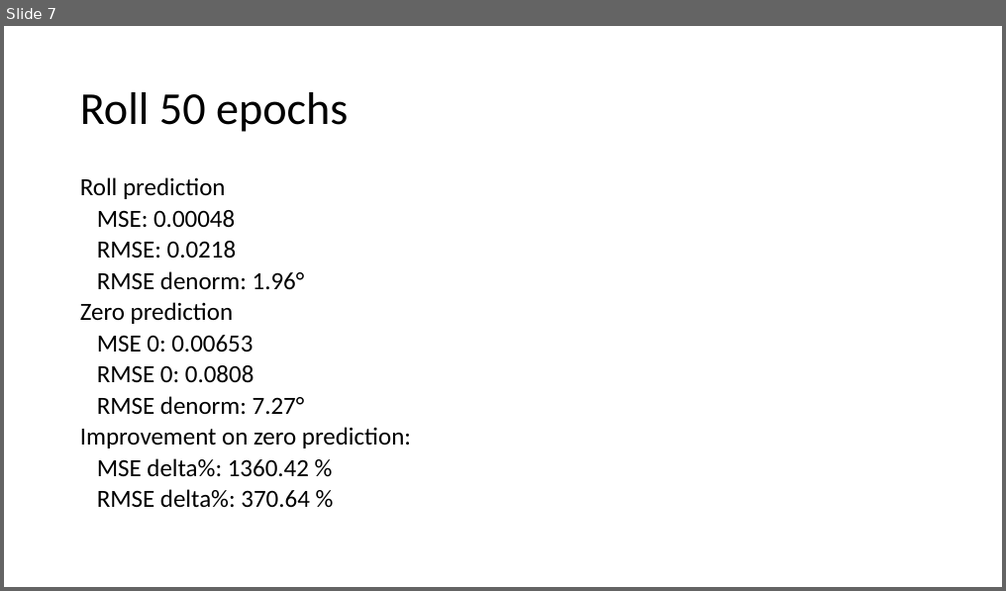
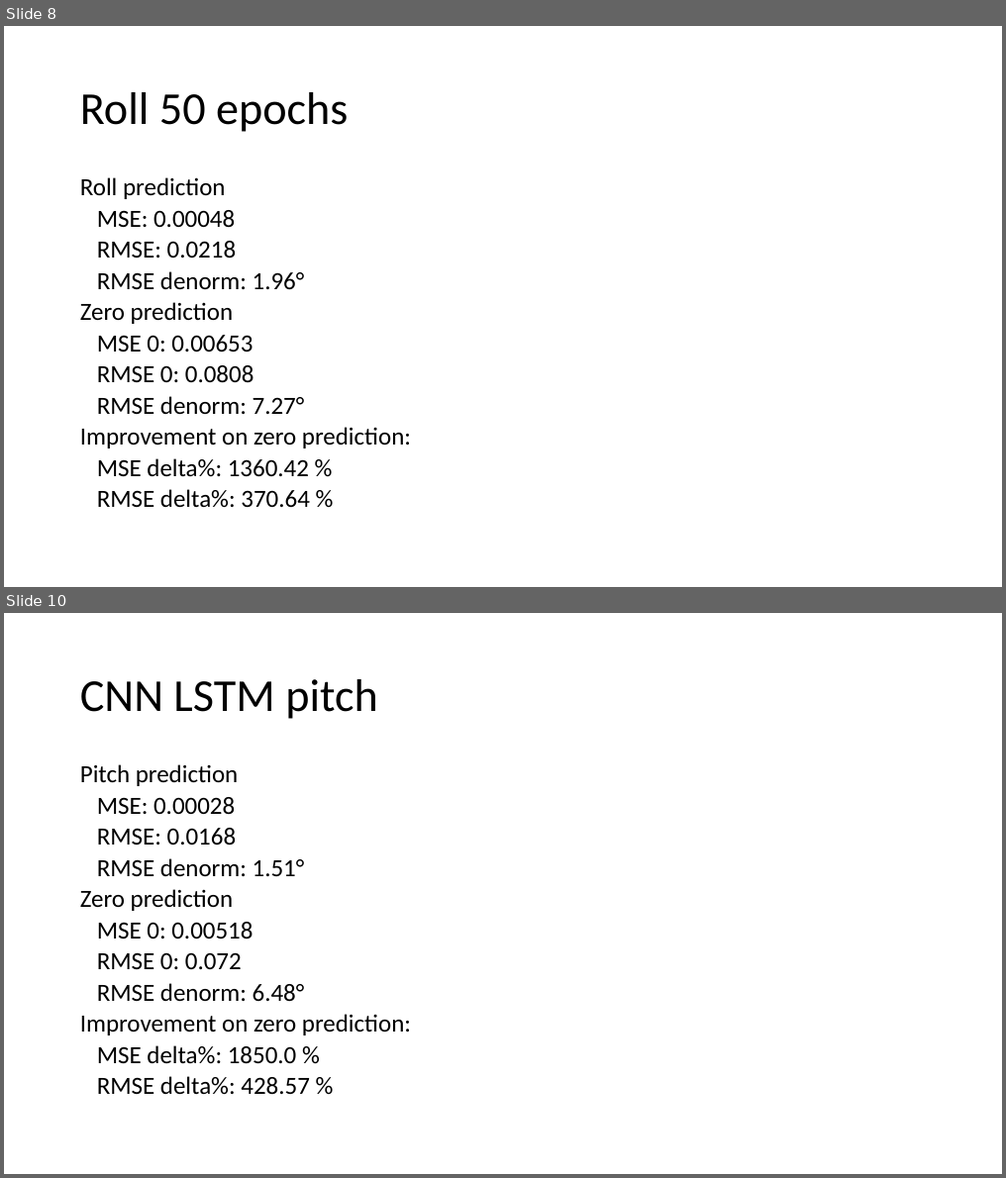
Before and after one commit to lancedw/3D-state-prediction-for-surface-vessels-using-IMU-data-and-images, a slide deck: Documentation/Presentations/Meeting 22-04-22.pptx. Shown one above the other, each under a label of ours: slide 7 before the commit, slides 8 and 10 after it; the slides between them are not shown. The pictures are 1006x591 and 1006x1178 pixels, drawn with LibreOffice and Linux fonts; fonts in the diff are those of the drawing. Boxes give left, top, right and bottom in pixels: in the first picture for what was removed or moved away, otherwise in the second. Text is boxed around its words. In the diff, an @@ line names an element or a change of style, - is before the commit and + after.

```diff
--- a/Documentation/Presentations/Meeting 22-04-22.pptx
+++ b/Documentation/Presentations/Meeting 22-04-22.pptx
@@ slide 10 added at [4,613,1002,1174], background #FFFFFF @@
@@ title added at [80,679,377,719], 44 pt, text #000000 @@
+CNN LSTM pitch
@@ text added at [80,764,411,1095], 23.8 pt, text #000000 @@
+Pitch prediction
+MSE: 0.00028
+RMSE: 0.0168
+RMSE denorm: 1.51°
+Zero prediction
+MSE 0: 0.00518
+RMSE 0: 0.072
+RMSE denorm: 6.48°
+Improvement on zero prediction:
+MSE delta%: 1850.0 %
+RMSE delta%: 428.57 %
@@ what was slide 7 is now slide 8 @@
```
Also in this commit, not shown: 3 other slides added, 7 other files.
